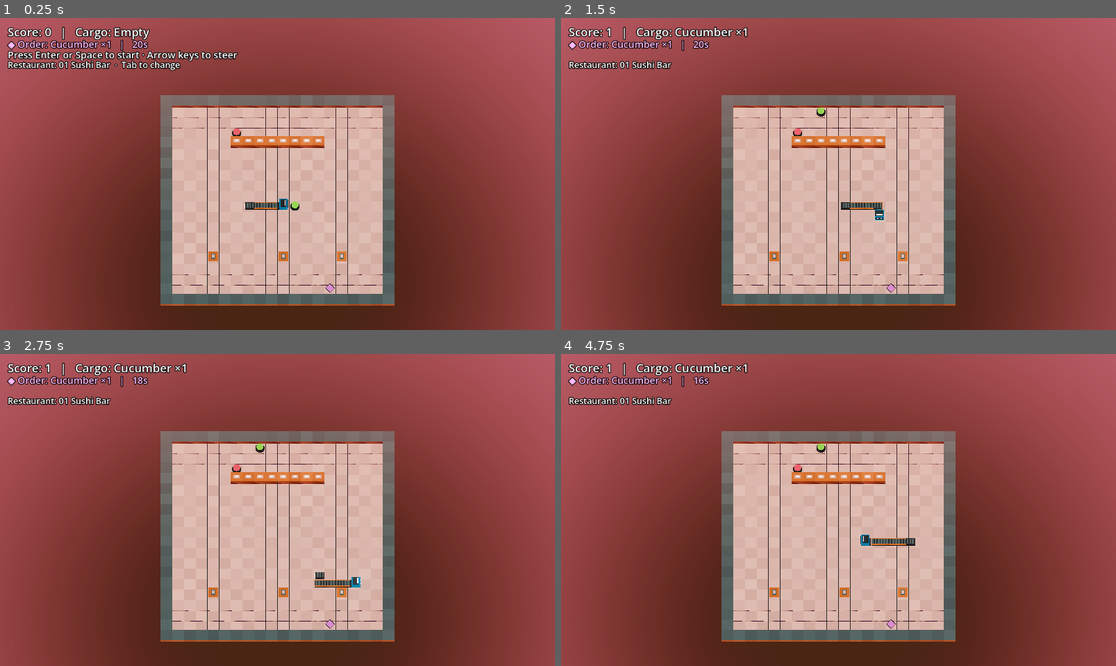
Above: before the commit, frames 1-4 (two rows, left to right).
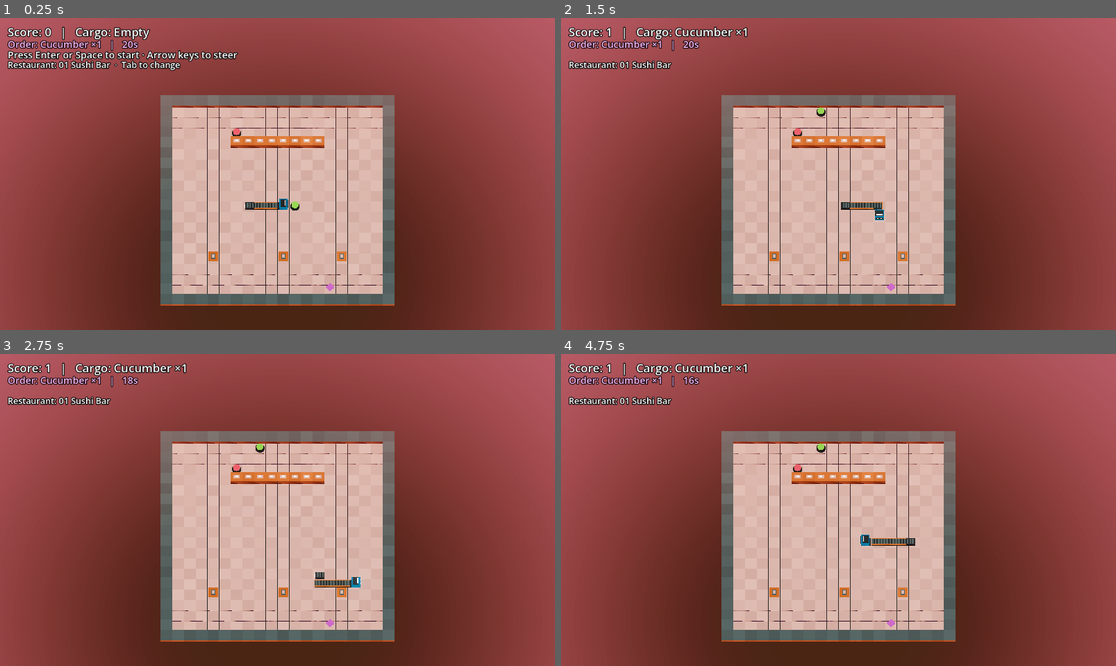
Above: after the commit, the same moments.

Repository: Michaelypp/D4
Game: Godot game, scene res://main.tscn
Two runs of this game, one before a commit and one after it. Both use one fixed random seed, a clock stepped at 60 frames per second and the inputs below.
Inputs:
- Up to frame 1 (0.25 s): no input
- Up to frame 2 (1.5 s): tap Enter (ui_accept) at 0.5, 0.77 s; hold Right (ui_right) 0.53-1.28 s; tap Tab at 0.6, 1.35 s; hold Down (ui_down) from 1.28 s (still down)
- Up to frame 3 (2.75 s): tap Enter (ui_accept) at 1.52 s; release Down (ui_down) at 2.03 s; hold Right (ui_right) from 2.03 s (still down); tap Tab at 2.1 s
- Up to frame 4 (4.75 s): release Right (ui_right) at 2.78 s; hold Up (ui_up) 2.78-3.53 s; tap Tab at 2.85, 3.6, 4.35 s; tap Enter (ui_accept) at 3.02, 3.77, 4.52 s; hold Left (ui_left) from 3.53 s (still down)

The runs differ from the first frame. In frame 1, 0.6% of the frame differs, in the area x 1-61%, y 6-89%; in frame 2, 0.6%; in frame 3, 0.6%; in frame 4, 0.6%.

Commit message:
Fix missing customer marker in the web

Diff:
--- a/app/main.gd
+++ b/app/main.gd
@@ -25,7 +25,7 @@
 var camera := Camera3D.new()
 var ingredient_markers: Dictionary[String, MeshInstance3D] = {}
 var collision_marker := Label3D.new()
-var customer_marker := Label3D.new()
+var customer_marker := MeshInstance3D.new()
 var score_label := Label.new()
 var order_label := Label.new()
 var status_label := Label.new()
@@ -190,13 +190,14 @@
 	collision_marker.billboard = BaseMaterial3D.BILLBOARD_ENABLED
 	collision_marker.no_depth_test = true
 	add_child(collision_marker)
-	customer_marker.text = "◆"
-	customer_marker.font_size = 96
-	customer_marker.outline_size = 14
-	customer_marker.pixel_size = 0.010
-	customer_marker.modulate = Color("ff75f5")
-	customer_marker.billboard = BaseMaterial3D.BILLBOARD_ENABLED
-	customer_marker.no_depth_test = true
+	var diamond := BoxMesh.new()
+	diamond.size = Vector3(0.53, 0.12, 0.53)
+	var customer_material := StandardMaterial3D.new()
+	customer_material.albedo_color = Color("e449e0")
+	customer_material.shading_mode = BaseMaterial3D.SHADING_MODE_UNSHADED
+	diamond.material = customer_material
+	customer_marker.mesh = diamond
+	customer_marker.rotation.y = PI / 4.0
 	add_child(customer_marker)
 
 	var hud := CanvasLayer.new()
@@ -267,7 +268,7 @@
 	if customer_marker.visible:
 		var seconds := ceili(session.customer_ticks_left * TICK_SECONDS)
 		order_label.text = (
-			"◆ Order: %s   |   %ds" % [_format_ingredients(session.customer_order), seconds]
+			"Order: %s   |   %ds" % [_format_ingredients(session.customer_order), seconds]
 		)
 	collision_marker.visible = session.ended
 	collision_marker.position = _center(session.collision_cell) + Vector3.UP
